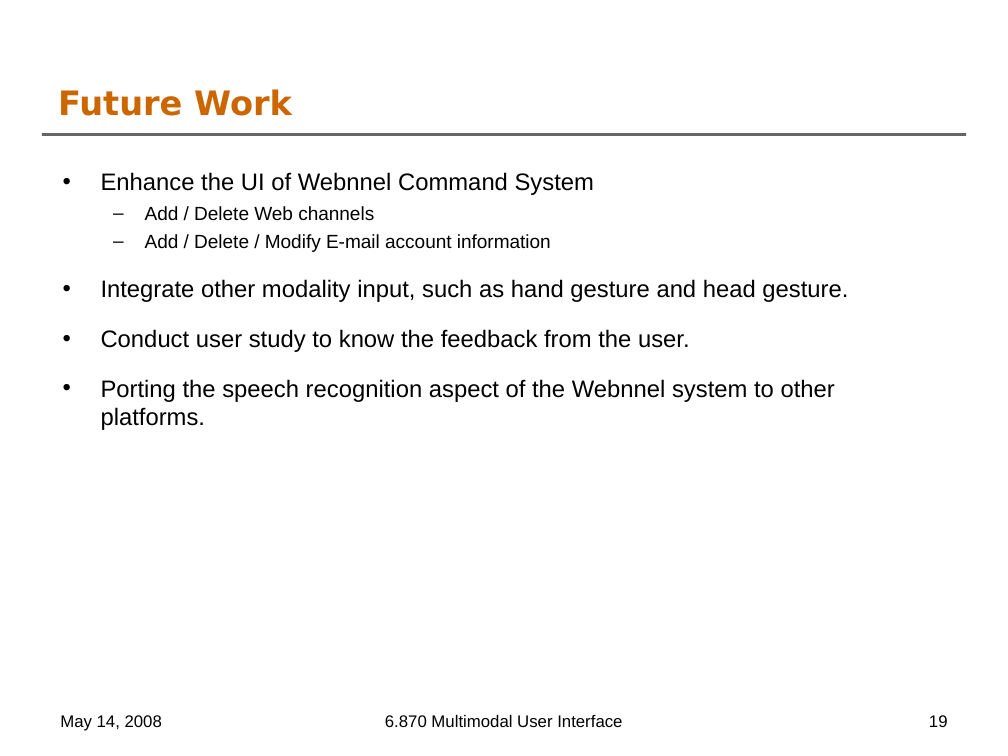
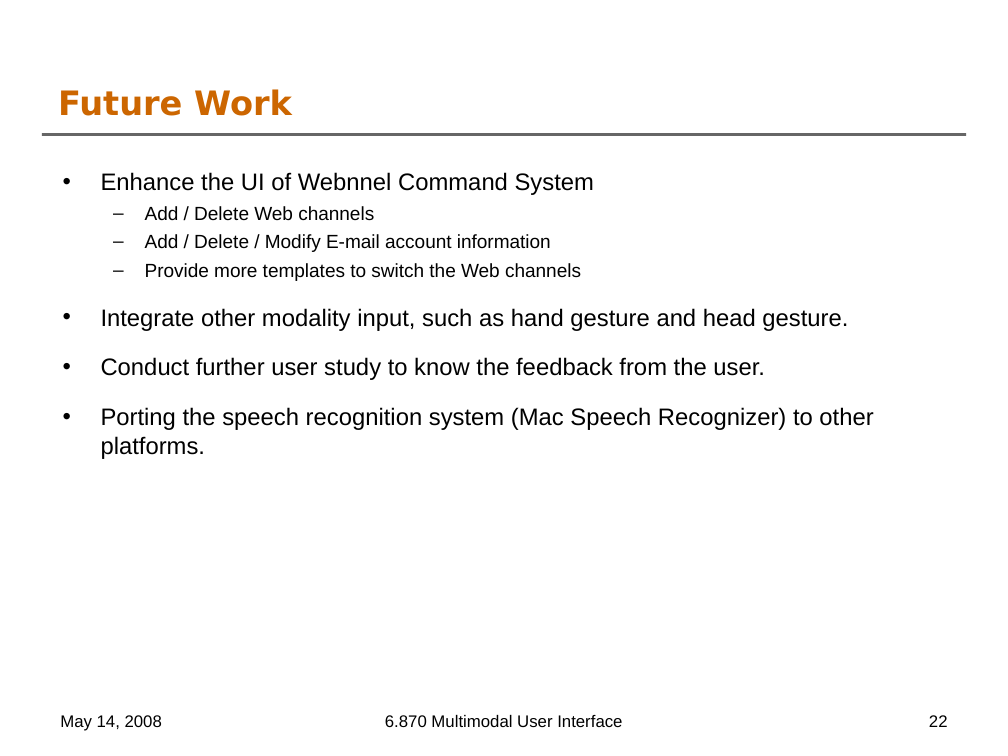
Before and after one commit to oshanis/webnnel, a slide deck: slide 22 of docs/6.870 Final Project Presentation.ppt (slide 19 before the commit). Drawn at 1008x756 pixels with LibreOffice and Linux fonts; fonts in the diff are those of the drawing; background and template pictures are left out. Boxes give left, top, right and bottom in pixels: in the first picture for what was removed or moved away, otherwise in the second. Text is boxed around its words. In the diff, an @@ line names an element or a change of style, - is before the commit and + after.

```diff
--- a/docs/6.870 Final Project Presentation.ppt
+++ b/docs/6.870 Final Project Presentation.ppt
@@ text at (145, 263, 581, 281): paragraph added @@
+  – Provide more templates to switch the Web channels
@@ text at (101, 357, 873, 459): text changed @@
-• Conduct user study to know the feedback from the user.
-• Porting the speech recognition aspect of the Webnnel system to other platforms.
+• Conduct further user study to know the feedback from the user.
+• Porting the speech recognition system (Mac Speech Recognizer) to other platforms.
@@ page number at (929, 715, 948, 727): text changed @@
-19
+22
```
Also in this commit, not shown: 10 other slides changed, 4 slides added.
